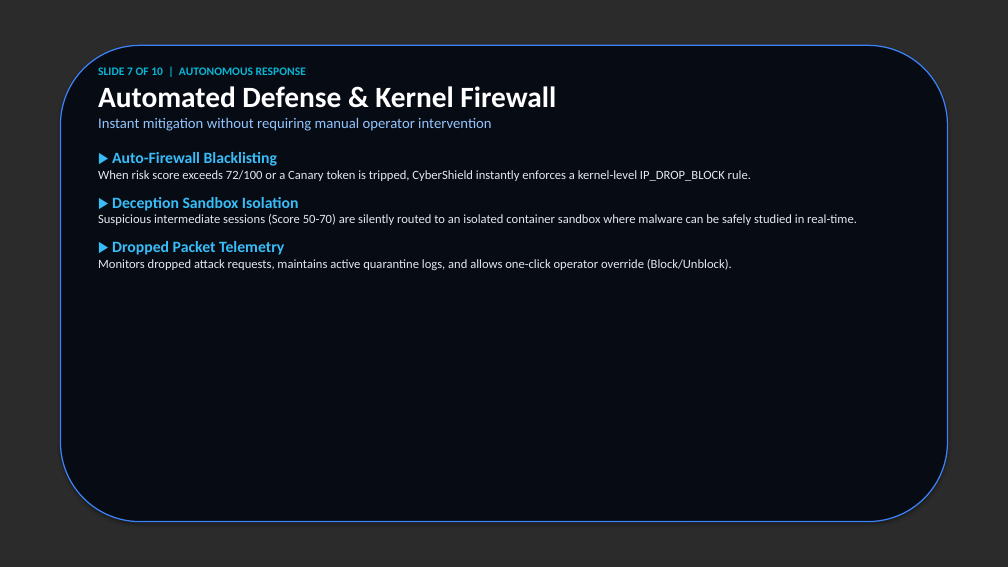
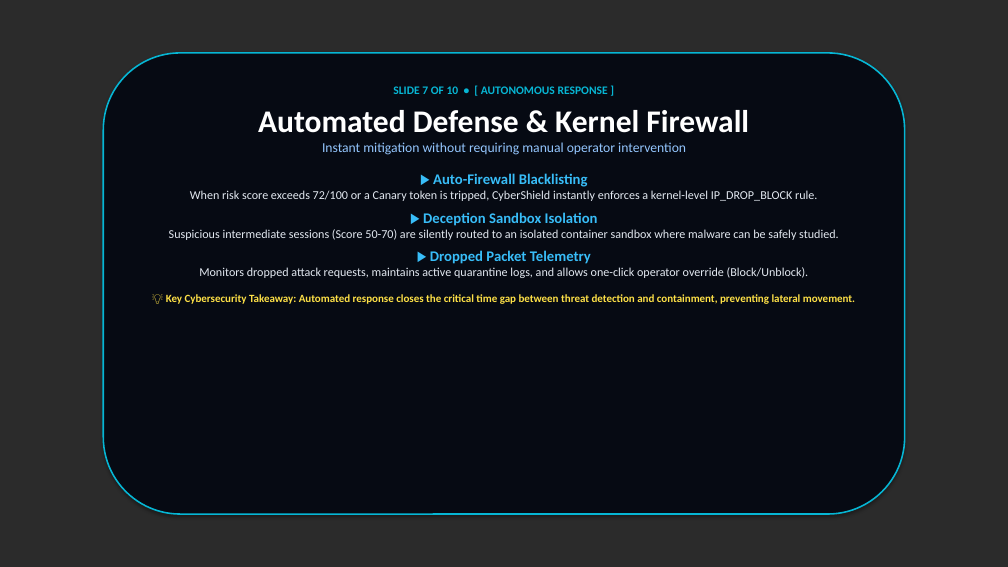
Before and after one commit to kushal-naga-sai-balaji/CyberShield, a slide deck: slide 7 of frontend/public/CyberShield_Presentation.pptx. Drawn at 1008x567 pixels with LibreOffice and Linux fonts; fonts in the diff are those of the drawing; background and template pictures are left out; a plain dark background stands for a picture behind light text. Boxes give left, top, right and bottom in pixels: in the first picture for what was removed or moved away, otherwise in the second. Text is boxed around its words. In the diff, an @@ line names an element or a change of style, - is before the commit and + after.

Commit message:
Update PowerPoint and Slide Viewer with centered symmetrical card layout over background images

```diff
--- a/frontend/public/CyberShield_Presentation.pptx
+++ b/frontend/public/CyberShield_Presentation.pptx
@@ rounded rectangle: place and size @@
-rounded rectangle at (60, 45, 948, 522)
+rounded rectangle at (104, 53, 905, 514)
@@ rounded rectangle at (104, 53, 905, 514): fill #070B14 to #060A13; outline #3B82F6 1.2 pt to #06B6D4 1.5 pt @@
@@ text "SLIDE 7 OF 10 • ...": place and size @@
-text "SLIDE 7 OF 10 • ..." at (98, 67, 857, 270)
+text "SLIDE 7 OF 10 • ..." at (166, 86, 855, 304)
@@ text at (393, 86, 608, 94): text changed @@
-SLIDE 7 OF 10 | AUTONOMOUS RESPONSE
+SLIDE 7 OF 10 • [ AUTONOMOUS RESPONSE ]
@@ text at (190, 110, 817, 278): size 28 to 30 pt in "Automated Defense & Kernel Firewall"; size 14 to 13 pt in "Instant mitigation without requiring manual operator interve ..."; size 15 to 14 pt in "▶ Auto-Firewall Blacklisting", "▶ Deception Sandbox Isolation", "▶ Dropped Packet Telemetry"; size 12 to 11.5 pt in "When risk score exceeds 72/100 or a ...", "Monitors dropped attack requests, maintains active quarantin ..."; alignment left to centre; more space between paragraphs; less space between paragraphs @@
@@ text at (169, 229, 839, 240): text changed; size 12 to 11.5 pt @@
-Suspicious intermediate sessions (Score 50-70) are silently routed to an isolated container sandbox where malware can be safely studied in real-time.
+Suspicious intermediate sessions (Score 50-70) are silently routed to an isolated container sandbox where malware can be safely studied.
@@ text at (166, 294, 855, 304): paragraph added @@
+💡 Key Cybersecurity Takeaway: Automated response closes the critical time gap between threat detection and containment, preventing lateral movement.
```
Also in this commit, not shown: 8 other slides changed, 1 slide added, 1 slide removed, 3 other files.
